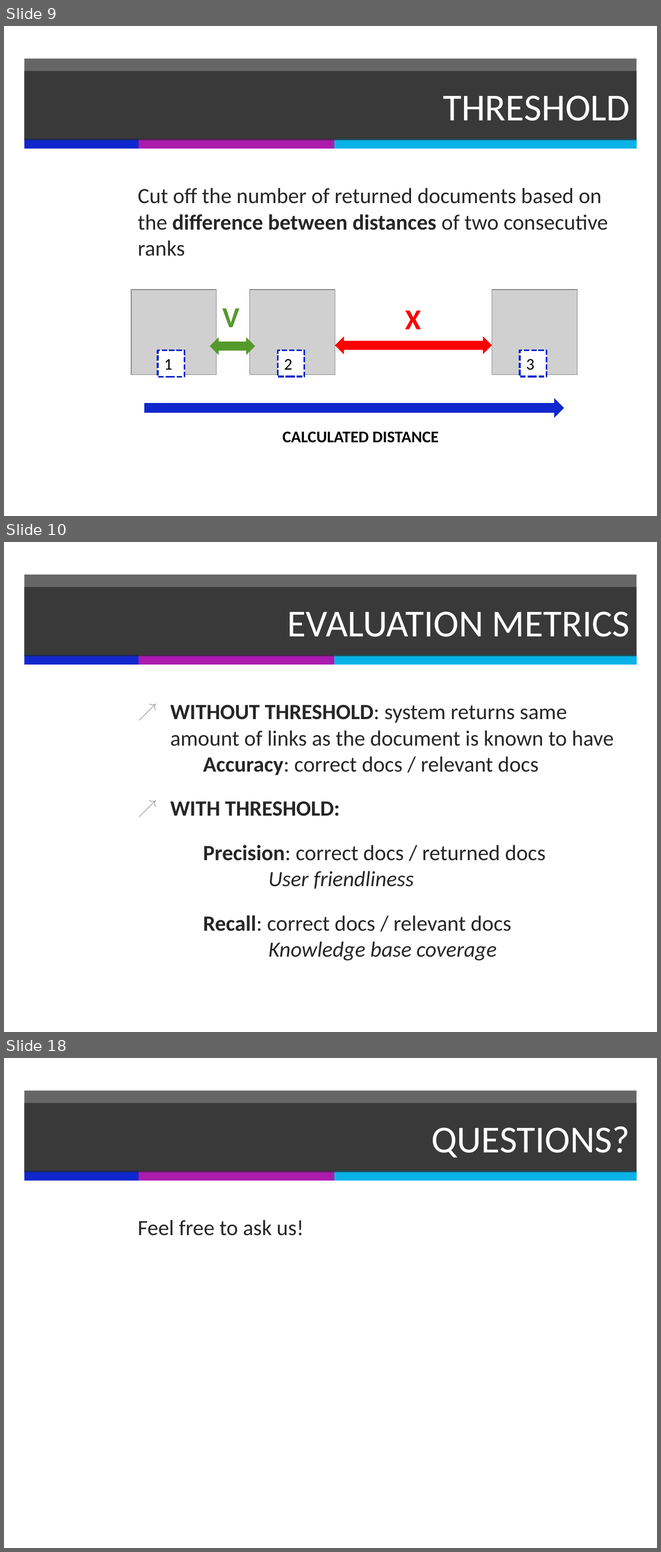
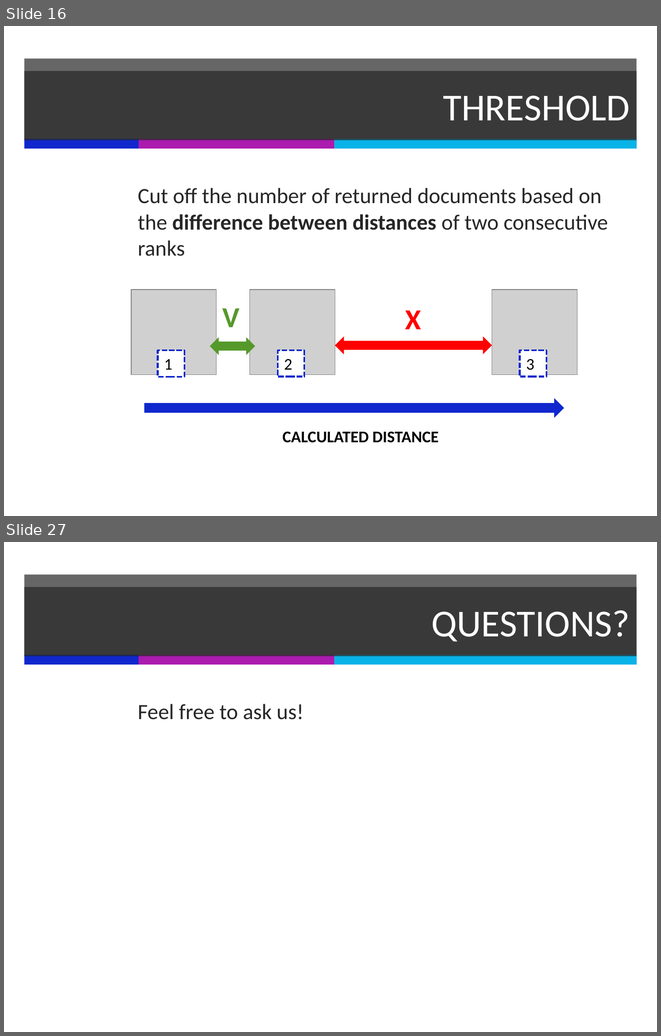
Before and after one commit to PerceptumNL/TweedejaarsProject, a slide deck: doc/finalpresentation.pptx. Shown one above the other, each under a label of ours: slides 9, 10 and 18 before the commit, slides 16 and 27 after it; the slides between them are not shown. The pictures are 661x1552 and 661x1036 pixels, drawn with LibreOffice and Linux fonts; fonts in the diff are those of the drawing; grey boxes stand for pictures. Boxes give left, top, right and bottom in pixels: in the first picture for what was removed or moved away, otherwise in the second. Text is boxed around its words. In the diff, an @@ line names an element or a change of style, - is before the commit and + after.

```diff
--- a/doc/finalpresentation.pptx
+++ b/doc/finalpresentation.pptx
@@ slide 10 removed at box(4, 542, 657, 1032), background #FFFFFF; not listed: 4 template elements that a slide beside it also shows @@
@@ title removed at box(24, 587, 637, 656) @@
-EVALUATION METRICS
@@ text removed at box(170, 705, 614, 960) @@
-↗ WITHOUT THRESHOLD: system returns same amount of links as the document is known to have
-  Accuracy: correct docs / relevant docs
-↗ WITH THRESHOLD:
-Precision: correct docs / returned docs
-User friendliness
-Recall: correct docs / relevant docs
-Knowledge base coverage
@@ what was slide 9 is now slide 16 @@
@@ what was slide 18 is now slide 27 @@
```
Also in this commit, not shown: 3 slides changed, 14 slides added, 4 other slides removed, 1 other file.
